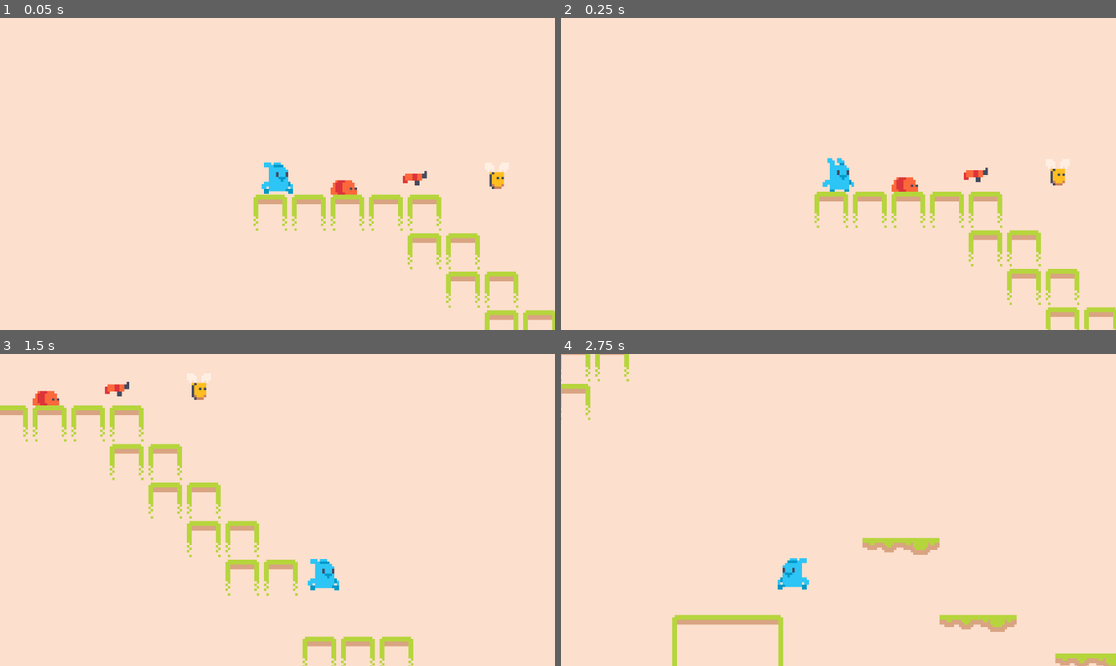
Above: before the commit, frames 1-4 (two rows, left to right).
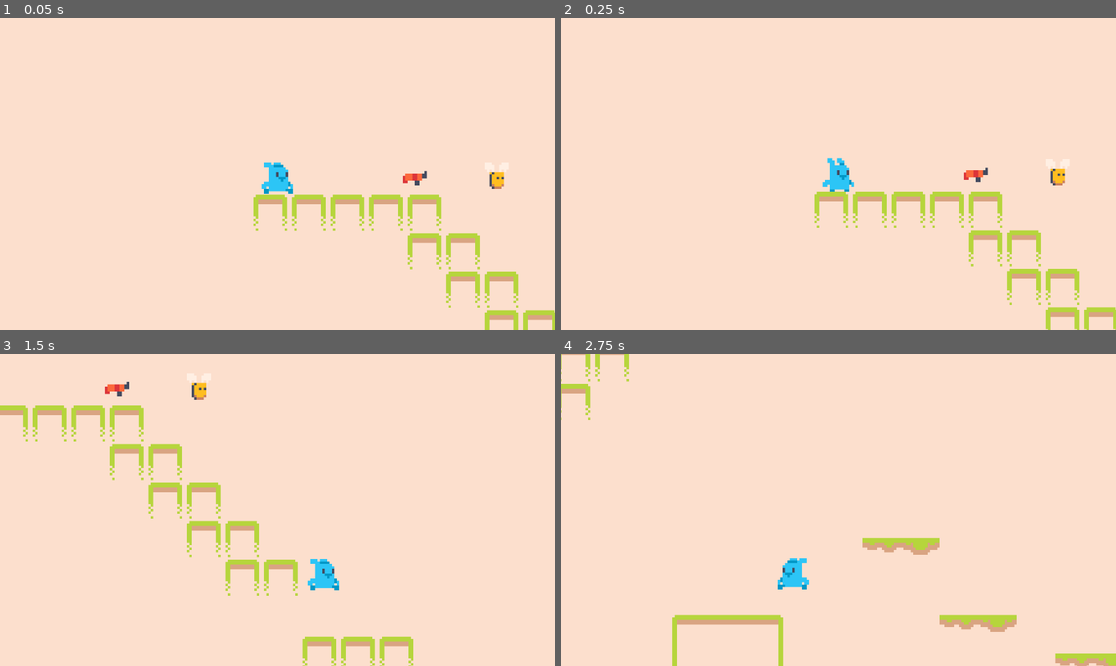
Above: after the commit, the same moments.

Repository: usagibryan/mega-bunny
Game: Godot game, scene res://scenes/game.tscn
Two runs of this game, one before a commit and one after it. Both use one fixed random seed, a clock stepped at 60 frames per second and the inputs below.
Inputs:
- Up to frame 1 (0.05 s): no input
- Up to frame 2 (0.25 s): no input
- Up to frame 3 (1.5 s): hold Right (right) from 0.53 s (still down); tap Space (shoot) at 0.6, 1.35 s; tap Up (jump) at 0.77 s
- Up to frame 4 (2.75 s): tap Up (jump) at 1.52 s; release Right (right) at 2.03 s; hold Left (left) from 2.03 s (still down); tap Space (shoot) at 2.1 s

The runs differ from the first frame. In frame 1, 0.2% of the frame differs, in the area x 59-65%, y 51-57%; in frame 2, 0.2%; in frame 3, 0.2%; in frame 4, nothing differs.

Commit message:
Start Over from Video 3
Corrupted file, start from Video 3 again

Diff:
--- a/scenes/bullet.tscn
+++ b/scenes/bullet.tscn
@@ -1,15 +1,13 @@
-[gd_scene load_steps=4 format=3 uid="uid://cnaeay833yad5"]
+[gd_scene load_steps=4 format=3 uid="uid://bgpuemp1ejt3u"]
 
-[ext_resource type="Script" path="res://scenes/bullet.gd" id="1_erul4"]
+[ext_resource type="Script" path="res://scenes/bullet.gd" id="1_8mcx1"]
 [ext_resource type="Texture2D" uid="uid://u0frf05k04me" path="res://graphics/bullet/bullet.png" id="1_nw4nx"]
 
 [sub_resource type="RectangleShape2D" id="RectangleShape2D_vit2s"]
 size = Vector2(12, 6)
 
 [node name="Bullet" type="Area2D"]
-collision_layer = 16
-collision_mask = 4
-script = ExtResource("1_erul4")
+script = ExtResource("1_8mcx1")
 
 [node name="Sprite2D" type="Sprite2D" parent="."]
 texture = ExtResource("1_nw4nx")
--- a/scenes/worm.tscn
+++ b/scenes/worm.tscn
@@ -3,9 +3,7 @@
 [ext_resource type="Script" path="res://scenes/worm.gd" id="1_cdw5o"]
 [ext_resource type="Texture2D" uid="uid://bowtuwt6bn71e" path="res://graphics/Enemies/worm/1.png" id="2_yjvb5"]
 
-[sub_resource type="CapsuleShape2D" id="CapsuleShape2D_lt1q4"]
-radius = 3.0
-height = 12.0
+[sub_resource type="CapsuleShape2D" id="CapsuleShape2D_iedam"]
 
 [node name="Worm" type="Area2D"]
 collision_layer = 4
Not shown, changed: README.md
